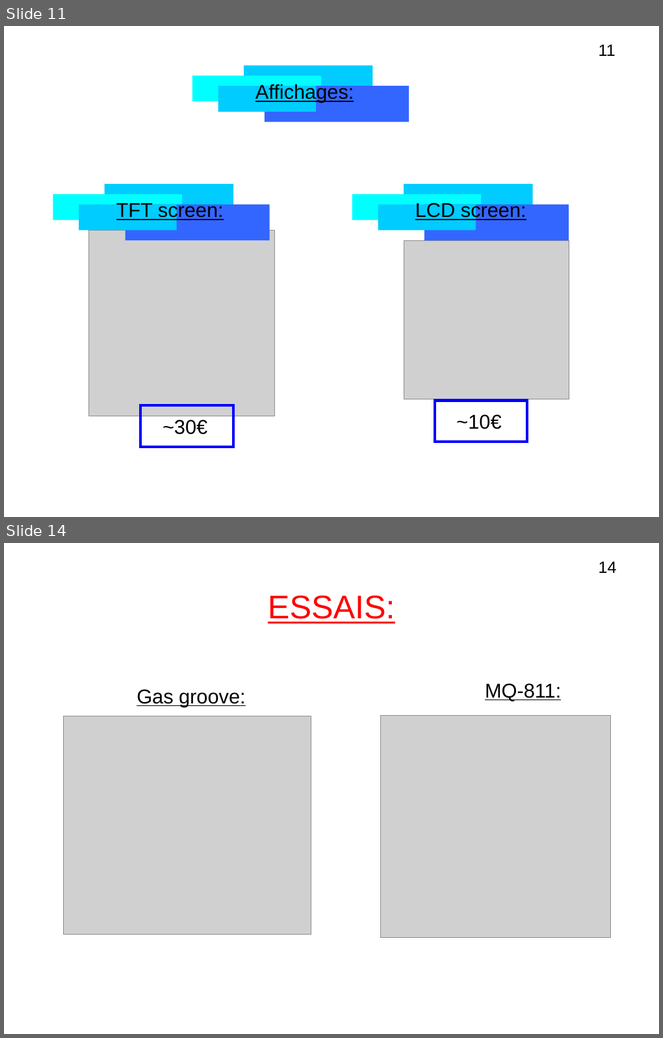
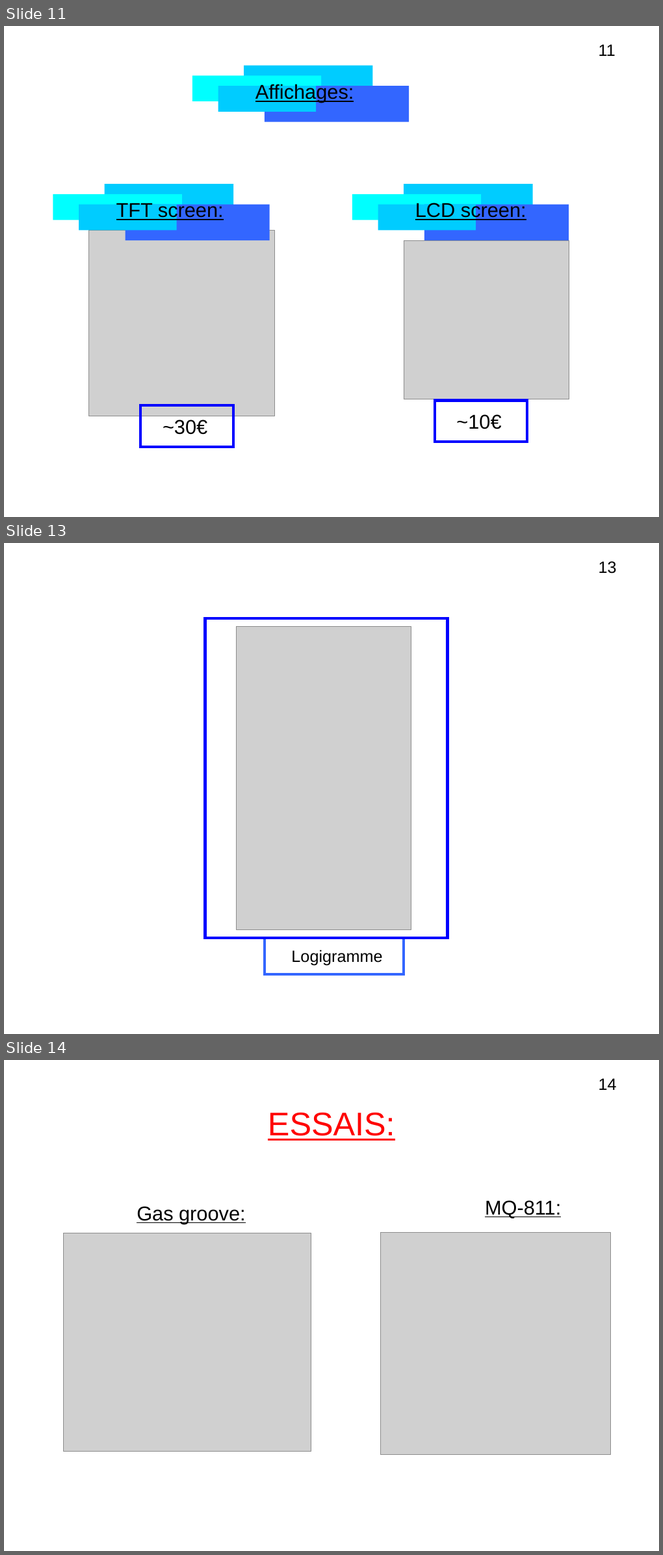
Before and after one commit to lesliesam96/Projet-STI2D, a slide deck: hugo/diapo_R3.odp. Shown one above the other, each under a label of ours: slides 11 and 14 before the commit, slides 11, 13 and 14 after it; the slides between them are not shown. The pictures are 663x1038 and 663x1555 pixels, drawn with LibreOffice and Linux fonts; fonts in the diff are those of the drawing; grey boxes stand for pictures. Boxes give left, top, right and bottom in pixels: in the first picture for what was removed or moved away, otherwise in the second. Text is boxed around its words. In the diff, an @@ line names an element or a change of style, - is before the commit and + after.

```diff
--- a/hugo/diapo_R3.odp
+++ b/hugo/diapo_R3.odp
@@ slide 13 added at <box>4,543,659,1034</box>, background #FFFFFF @@
@@ text added at <box>599,561,617,574</box>, 18 pt, text #000000 @@
+13
@@ rectangle added at <box>205,618,447,938</box>, outline #0000FF 3 pt @@
@@ picture added at <box>237,626,412,930</box> @@
@@ rectangle added at <box>265,938,404,974</box>, outline #3366FF 3 pt @@
@@ text added at <box>291,950,382,966</box>, 18 pt, text #000000 @@
+Logigramme
```
Also in this commit, not shown: 4 slides changed, 1 slide removed.
